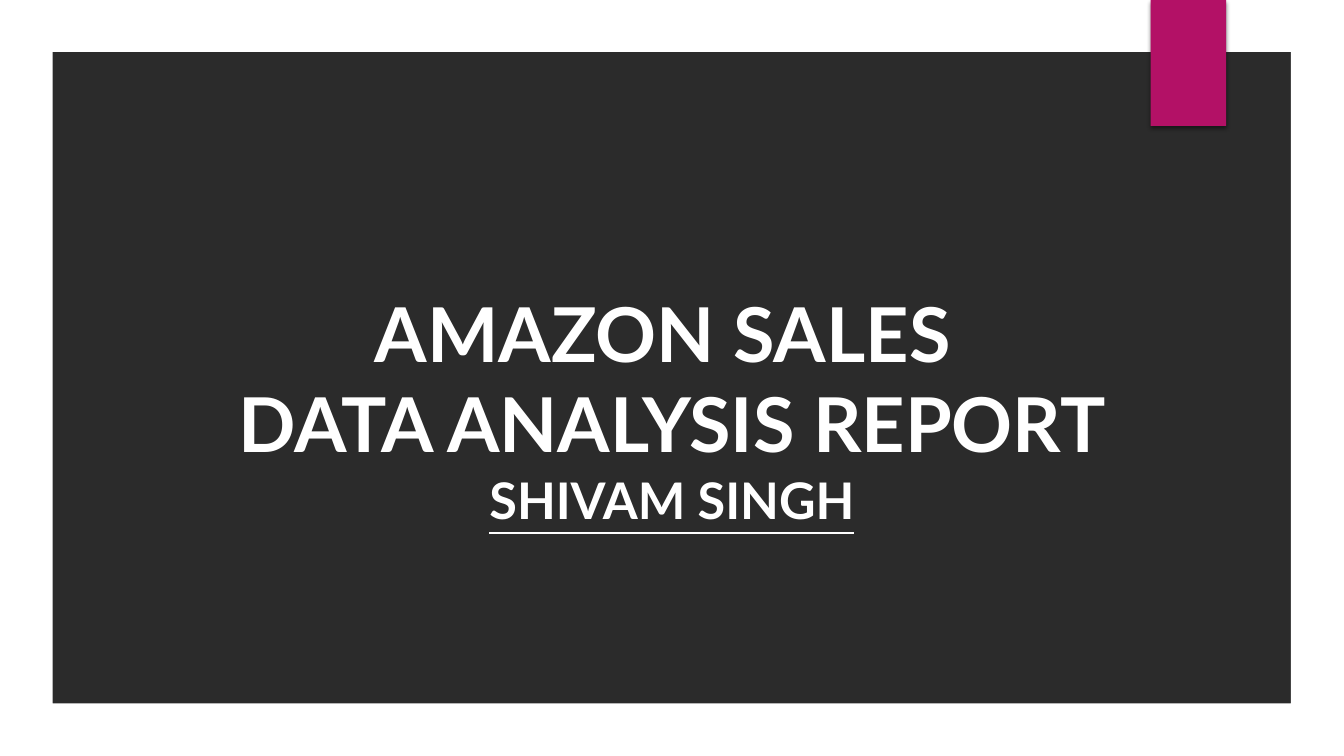
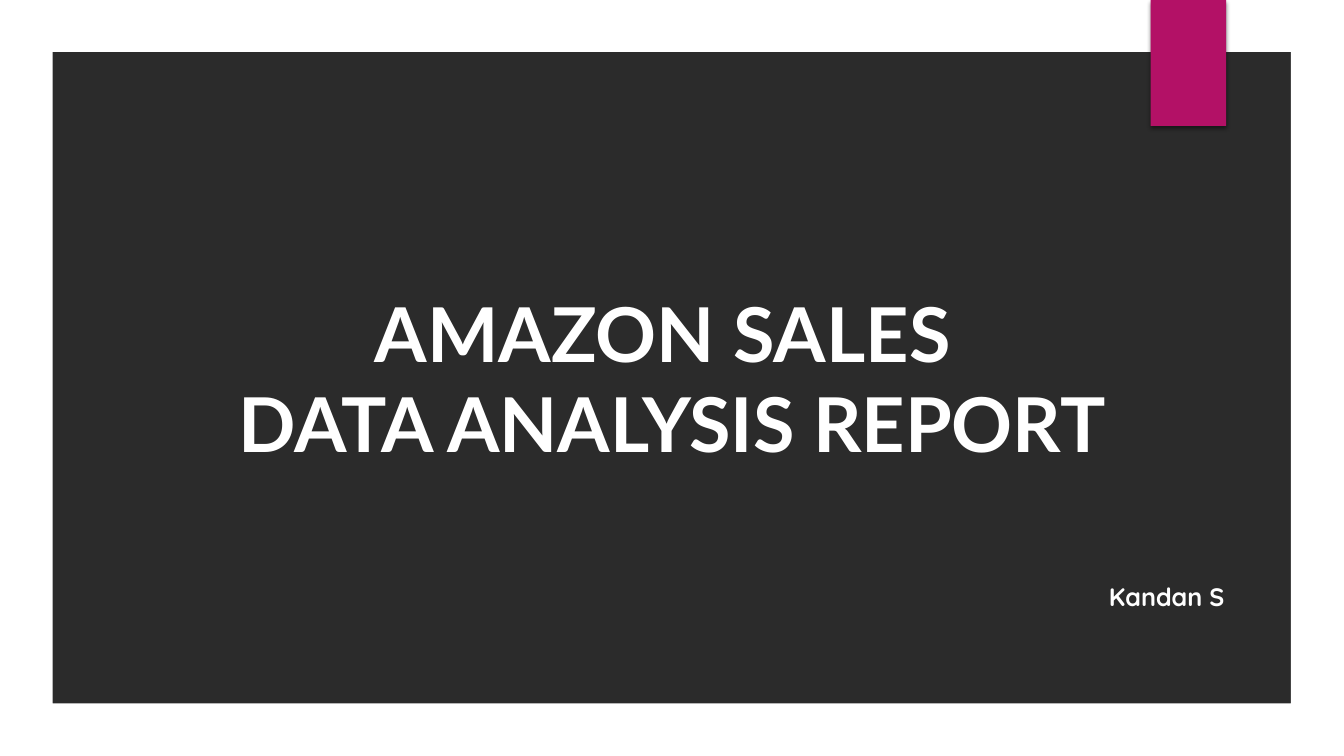
Before and after one commit to Kandan-S/Amazon-Sales-Report-Analysis, a slide deck: slide 1 of Amazon sales report.pptx. Drawn at 1344x756 pixels with LibreOffice and Linux fonts; fonts in the diff are those of the drawing; background and template pictures are left out; a plain dark background stands for a picture behind light text. Boxes give left, top, right and bottom in pixels: in the first picture for what was removed or moved away, otherwise in the second. Text is boxed around its words. In the diff, an @@ line names an element or a change of style, - is before the commit and + after.

```diff
--- a/Amazon sales report.pptx
+++ b/Amazon sales report.pptx
@@ text removed at box(489, 482, 855, 520) @@
-SHIVAM SINGH
@@ text added at box(1109, 587, 1224, 607), 18 pt, text #FFFFFF, bold @@
+Kandan S
```
Also in this commit, not shown: 1 other slide changed.
